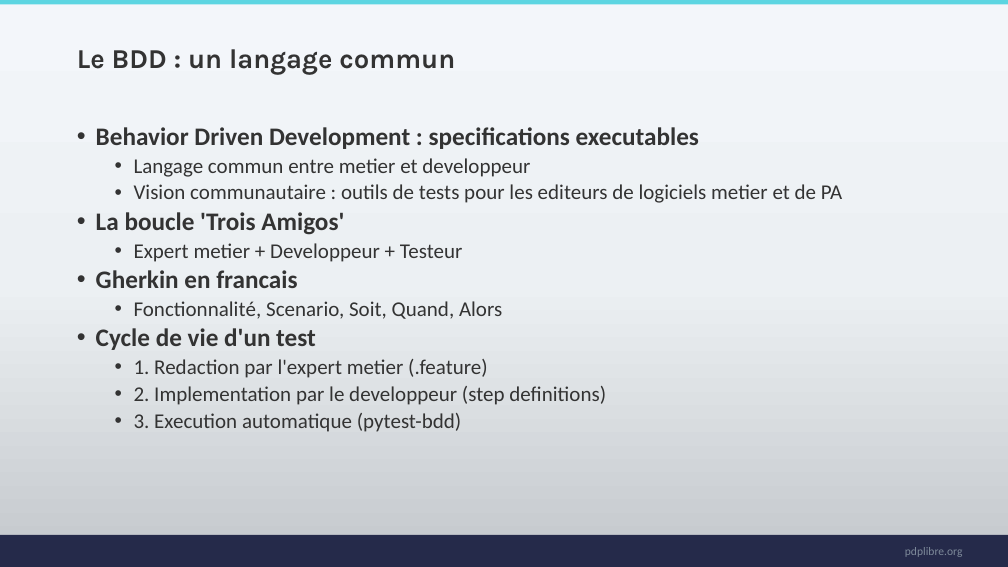
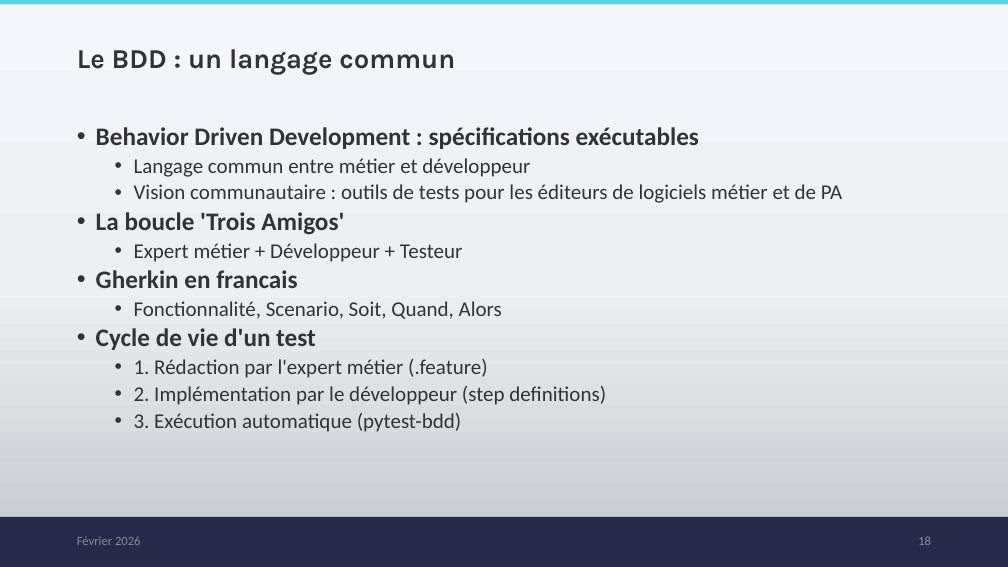
Before and after one commit to PDP-Libre/PA_Communautaire, a slide deck: slide 18 of docs/00_onboarding/onboarding.pptx (slide 17 before the commit). Drawn at 1008x567 pixels with LibreOffice and Linux fonts; fonts in the diff are those of the drawing; background and template pictures are left out. Boxes give left, top, right and bottom in pixels: in the first picture for what was removed or moved away, otherwise in the second. Text is boxed around its words. In the diff, an @@ line names an element or a change of style, - is before the commit and + after.

```diff
--- a/docs/00_onboarding/onboarding.pptx
+++ b/docs/00_onboarding/onboarding.pptx
@@ text at [96,127,842,203]: text changed @@
-• Behavior Driven Development : specifications executables
-  • Langage commun entre metier et developpeur
-  • Vision communautaire : outils de tests pour les editeurs de logiciels metier et de PA
+• Behavior Driven Development : spécifications exécutables
+  • Langage commun entre métier et développeur
+  • Vision communautaire : outils de tests pour les éditeurs de logiciels métier et de PA
@@ text at [134,243,462,262]: text changed @@
-  • Expert metier + Developpeur + Testeur
+  • Expert métier + Développeur + Testeur
@@ text at [134,359,606,432]: text changed @@
-  • 1. Redaction par l'expert metier (.feature)
-  • 2. Implementation par le developpeur (step definitions)
-  • 3. Execution automatique (pytest-bdd)
+  • 1. Rédaction par l'expert métier (.feature)
+  • 2. Implémentation par le développeur (step definitions)
+  • 3. Exécution automatique (pytest-bdd)
@@ rectangle: place and size @@
-rectangle at [0,535,1008,567]
+rectangle at [0,517,1008,567]
@@ text added at [77,536,141,545], 12 pt, text #8D8D92 @@
+Février 2026
@@ page number added at [918,536,931,545], 12 pt, text #8D8D92 @@
+18
@@ text removed at [905,547,963,557] @@
-pdplibre.org
```
Also in this commit, not shown: 40 other slides changed, 1 slide added.
